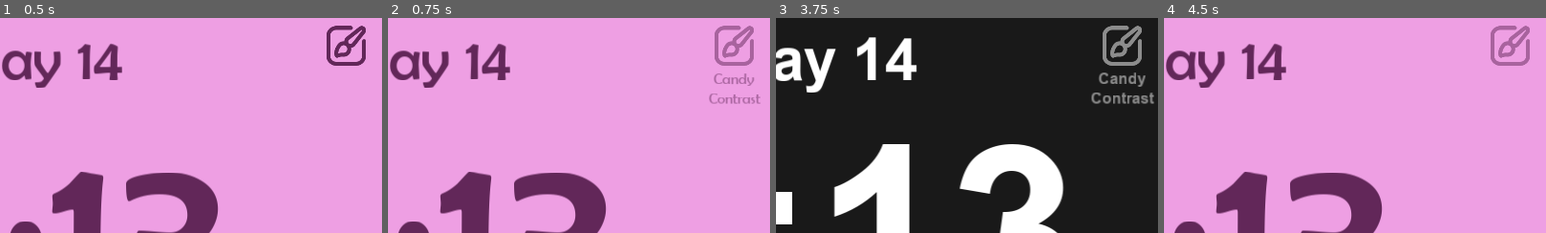
Above: before the commit, frames 1-4 (left to right).
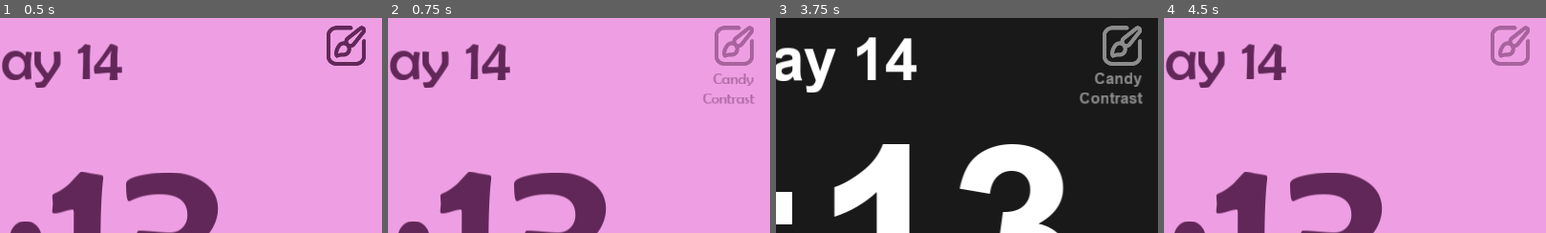
Above: after the commit, the same moments.

Repository: OzLocke/when
Game: Godot game, scene res://main.tscn
Two runs of this game, one before a commit and one after it. Both use one fixed random seed, a clock stepped at 60 frames per second and the inputs below.
Inputs (mouse positions are % of the whole screen's width and height, from its top left):
- Up to frame 1 (0.5 s): no input
- Up to frame 2 (0.75 s): click (95, 9) at 0.5 s
- Up to frame 3 (3.75 s): click "Candy" at 1.25 s; click (95, 9) at 2 s; click "Contrast" at 2.75 s; click (95, 10) at 3.5 s
- Up to frame 4 (4.5 s): click "Candy" at 4.25 s
The pictures show only the part of the screen within x 50-100%, y 0-50%; the shares and areas given below are measured in that part.

Frame 1 is identical in both runs. In frame 2, 0.3% of the frame differs, in the area x 82-98%, y 28-40%; in frame 3, 1.1%, in the area x 79-99%, y 25-40%; in frame 4, nothing differs.

Commit message:
Resolved bug and removed test scene and script

Diff:
--- a/app/Node2D.gd
+++ /dev/null
@@ -1,35 +0,0 @@
-extends Node2D
-
-
-var dict = {
-	"English": {
-		"days" : ["Monday", "Tueday", "Wednesday", "Thursday", "Friday", "Saturday", "Sunday"],
-		"themes" : {
-			0 : "Candy",
-			1 : "Contrast"
-		}
-	},
-	"Norsk": {
-		"days" : ["Mandag", "Tirsdag", "Onsdag", "Torsdag", "Fredag", "Lørdag", "Søndag"],
-		"themes" : {
-			0 : "Sukkertøy",
-			1 : "Kontrast"
-		}
-	},
-	"Cymraeg": {
-		"days" : ["Dydd Llun", "Dydd Mawrth", "Dydd Mercher", "Dydd Iau", "Dydd Gwener", "Dydd Sadwrn", "Dydd Sul"],
-		"themes" : {
-			0 : "Candy",
-			1 : "Cyferbyniad"
-		}
-	}
-}
-
-
-# Called when the node enters the scene tree for the first time.
-func _ready():
-	for x in dict:
-		print(x + ":")
-		for y in dict[x]["themes"]:
-			print(dict[x]["themes"][y])
-		print("---------")
--- a/app/main.gd
+++ b/app/main.gd
@@ -127,10 +127,12 @@
 		temp_storage.add_child(button)
 		#Set button name, text and styles
 		button.name = item
-		if popup_name == "Themes":
+		if popup_name == "Language":
+			button.text = item
+			button.align = Button.ALIGN_LEFT
+		else:
 			button.text = dict[active_language]["themes"][item]
-		else:
-			button.text = item
+			button.align = Button.ALIGN_RIGHT
 		# set stylebox overrides
 		var overrides = ["hover", "pressed", "focus", "disabled", "normal"]
 		for override in overrides:
@@ -193,14 +195,22 @@
 		button.text = themes[button.name]
 
 func position_popup(popup, parent):
+	#Set the positions of the popup, relative to it's parent button
 	var parent_x = parent.rect_global_position.x
 	var parent_y = parent.rect_global_position.y
 	var parent_size_x = parent.rect_size.x
 	var popup_size_x = popup.rect_size.x
 
-	var position_x = parent_x + (parent_size_x / 2) - (popup_size_x / 2)
+	#Set position x for the popup
+	var position_x
+	# if it's the Language popup align it to the left of the parent button
+	if popup.name == "Language":
+		position_x = parent_x
+	else:
+	# otherwise align it to the right of the parent button
+		position_x = parent_x + parent_size_x - popup_size_x
 	var position_y = parent_y + 110
-
+	#Set the popup's new position
 	popup.set_position(Vector2(position_x, position_y), false)
 
 func show_popup(opened_popup_name):
--- a/app/test.tscn
+++ /dev/null
@@ -1,6 +0,0 @@
-[gd_scene load_steps=2 format=2]
-
-[ext_resource path="res://Node2D.gd" type="Script" id=1]
-
-[node name="Node2D" type="Node2D"]
-script = ExtResource( 1 )
Not shown, changed: when.pck
